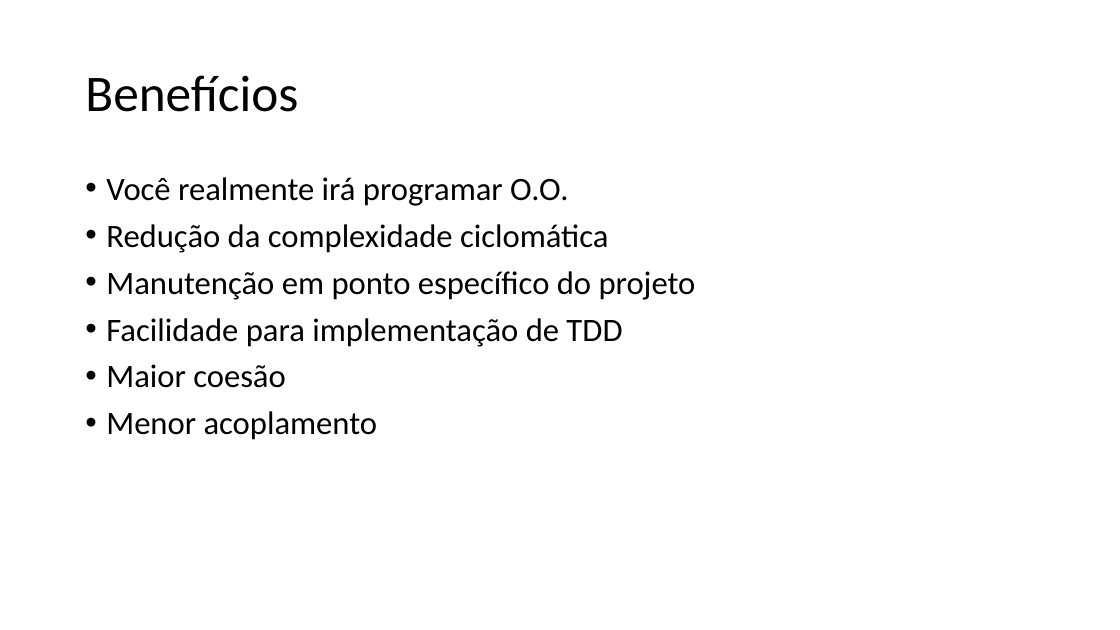
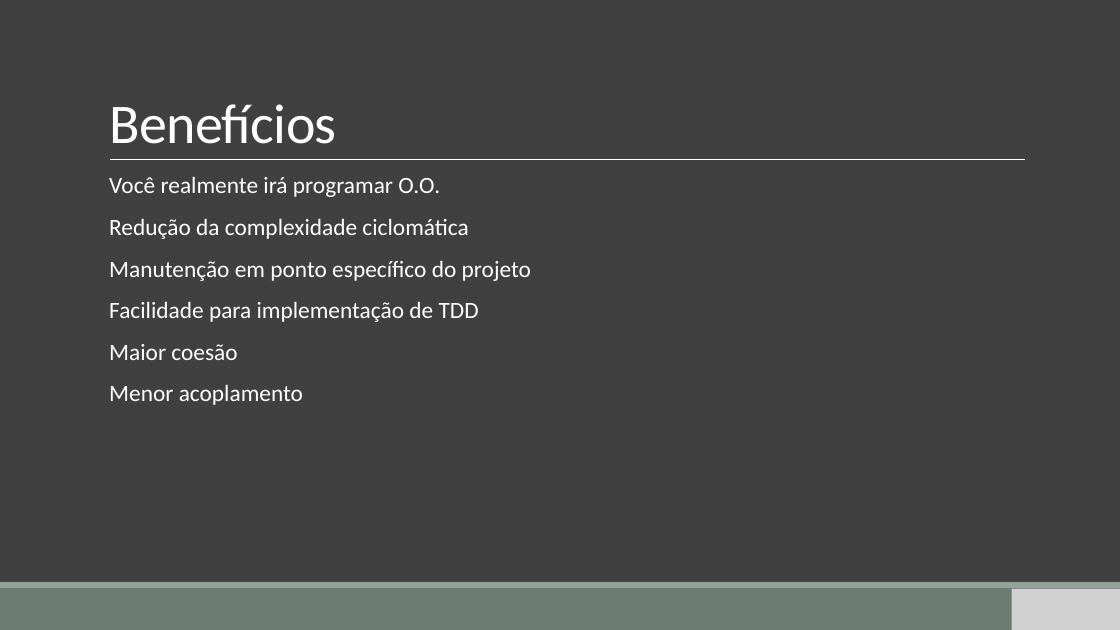
Before and after one commit to gemvane/Palestra-Solid, a slide deck: slide 46 of SOLID.pptx (slide 27 before the commit). Drawn at 1120x630 pixels with LibreOffice and Linux fonts; fonts in the diff are those of the drawing; grey boxes stand for pictures. Boxes give left, top, right and bottom in pixels: in the first picture for what was removed or moved away, otherwise in the second. Text is boxed around its words. In the diff, an @@ line names an element or a change of style, - is before the commit and + after.

Commit message:
Update: Atualização de Layout

```diff
--- a/SOLID.pptx
+++ b/SOLID.pptx
@@ background #FFFFFF to #404040 @@
@@ title "Benefícios" moved from (x1=85, y1=75, x2=298, y2=112) to (x1=109, y1=104, x2=337, y2=144) @@
@@ title "Benefícios" at (x1=109, y1=104, x2=337, y2=144): size 44 to 48 pt, text colour #000000 to #FFFFFF, letter spacing 0 to -0.5 pt; line spacing 0.9 to 0.85; vertical alignment middle to bottom @@
@@ text "Você realmente irá programar O.O." at (x1=109, y1=177, x2=531, y2=405): size 28 to 20 pt, text colour #000000 to #FFFFFF; bullet • to  ; more space between paragraphs @@
@@ line added from (110, 160) to (1026, 160), #FFFFFF 0.5 pt @@
@@ rectangle added at (x1=0, y1=588, x2=1120, y2=630), fill #6B7D72 @@
@@ rectangle added at (x1=0, y1=582, x2=1120, y2=588), fill #93A299 @@
@@ picture added at (x1=1012, y1=588, x2=1120, y2=630) @@
```
Also in this commit, not shown: 24 other slides changed, 22 slides added, 3 slides removed.
